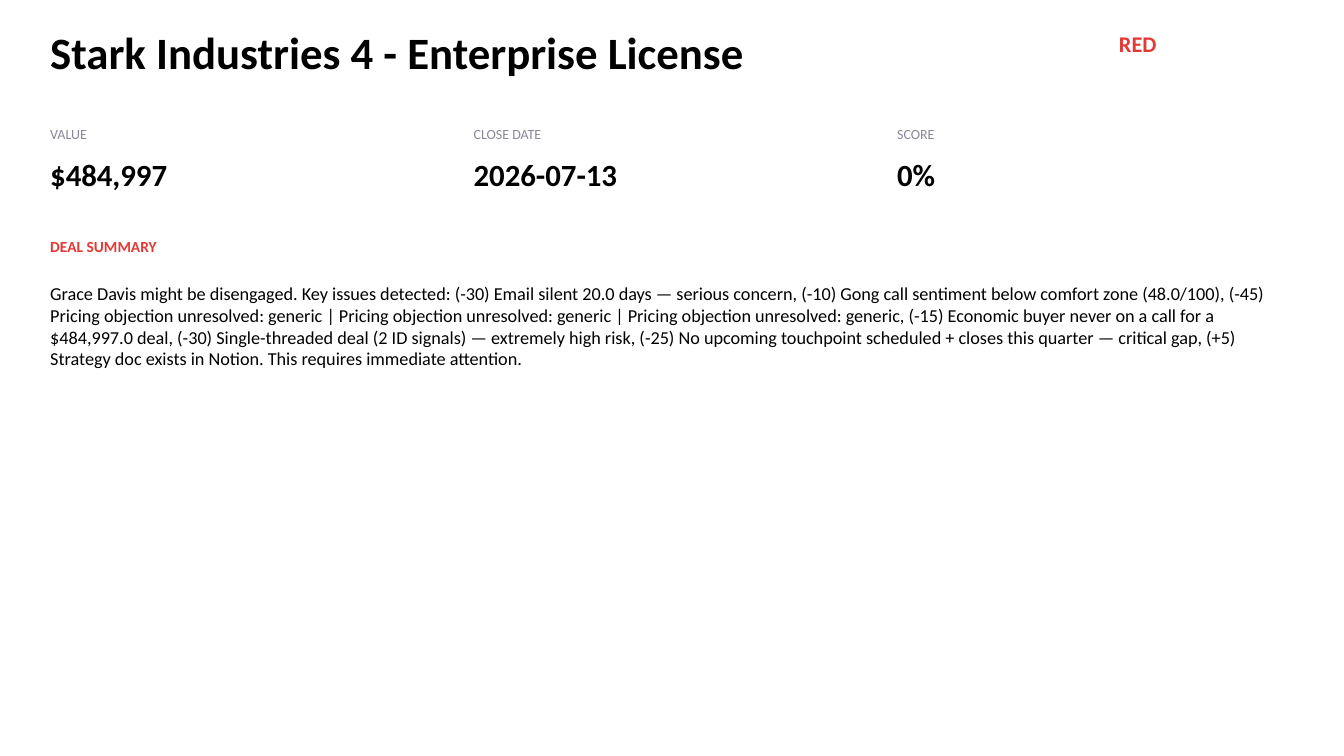
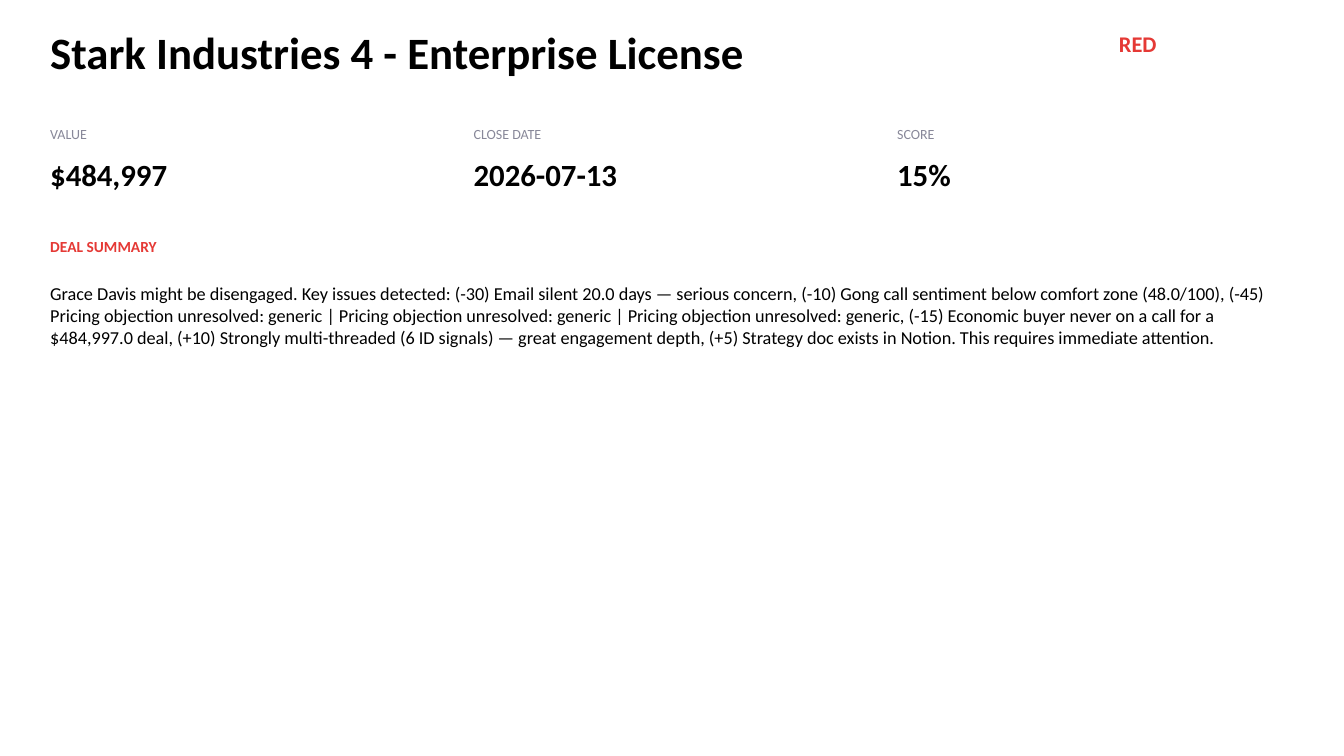
Before and after one commit to vineeta07/Piratesofcoralbean, a slide deck: slide 2 of pipeline_deck.pptx. Drawn at 1344x756 pixels with LibreOffice and Linux fonts; fonts in the diff are those of the drawing. Boxes give left, top, right and bottom in pixels: in the first picture for what was removed or moved away, otherwise in the second. Text is boxed around its words. In the diff, an @@ line names an element or a change of style, - is before the commit and + after.

```diff
--- a/pipeline_deck.pptx
+++ b/pipeline_deck.pptx
@@ text at <box>897,164,951,187</box>: text changed @@
-0%
+15%
@@ text at <box>50,287,1264,347</box>: text changed @@
-Grace Davis might be disengaged. Key issues detected: (-30) Email silent 20.0 days — serious concern, (-10) Gong call sentiment below comfort zone (48.0/100), (-45) Pricing objection unresolved: generic | Pricing objection unresolved: generic | Pricing objection unresolved: generic, (-15) Economic buyer never on a call for a $484,997.0 deal, (-30) Single-threaded deal (2 ID signals) — extremely high risk, (-25) No upcoming touchpoint scheduled + closes this quarter — critical gap, (+5) Strategy doc exists in Notion. This requires immediate attention.
+Grace Davis might be disengaged. Key issues detected: (-30) Email silent 20.0 days — serious concern, (-10) Gong call sentiment below comfort zone (48.0/100), (-45) Pricing objection unresolved: generic | Pricing objection unresolved: generic | Pricing objection unresolved: generic, (-15) Economic buyer never on a call for a $484,997.0 deal, (+10) Strongly multi-threaded (6 ID signals) — great engagement depth, (+5) Strategy doc exists in Notion. This requires immediate attention.
```
Also in this commit, not shown: 3 other slides changed, 3 other files.
